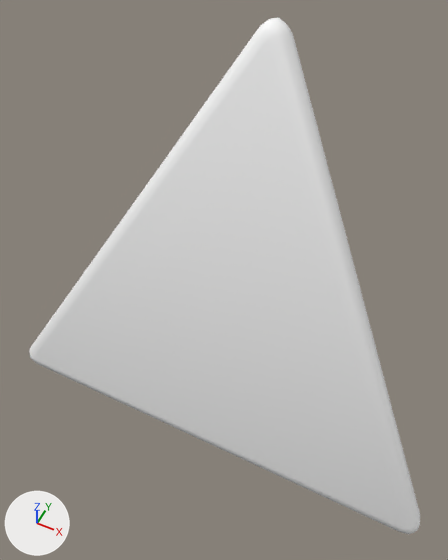
The glTF model src/assets/blank-dice/d4-blank.gltf, before and after one commit.
The view is the same before and after, from a 50 mm lens placed at (0.56, -1.41, 1.52), pointed at (-0.09, -0.1, -0.12). The axes (+X, +Y, +Z) are drawn at lower left. The lights are the same throughout. The first picture is the older version. Vertices at exactly the same position are counted once.

Names of what the first picture shows: 'd4'.
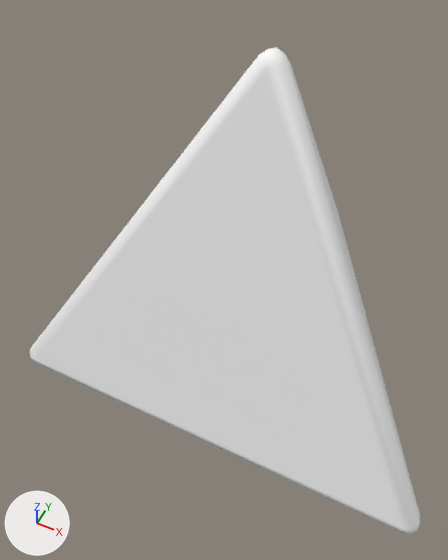
The newer file is also turned or shifted as a whole; pictures and numbers use the older file's frame.

Where the change shows, as pixel boxes (x1, y1, x2, y2) in the pictures (448 x 560 px):
'd4', shading changed, moved, rescaled
    before: (29, 17, 420, 534)
    after: (30, 47, 420, 535)
part 1 of me_cylinder, shading changed
    before: (35, 43, 402, 528)
    after: (35, 69, 415, 528)

What the commit changed:
me_cylinder has 76 vertices, 148 faces and spans x -0.8..0.8, y -0.48..0.91, z -0.6..0.8.
me_cylinder is used by ob_d4; location (0.0, 0.0, 0.0).
me_cylinder part 1: all 4 faces centred in x -0.29..0.29, y -0.33..0.17, z -0.6..-0.1 are now shaded flat.
Object 'd4' (ob_d4) moves from (0.0, 0.0, 0.0) to (0.0, 0.0, -0.034).
Object 'd4' (ob_d4) is rescaled from (1.0, 1.0, 1.0) to (1.0, 1.0, 0.943).
